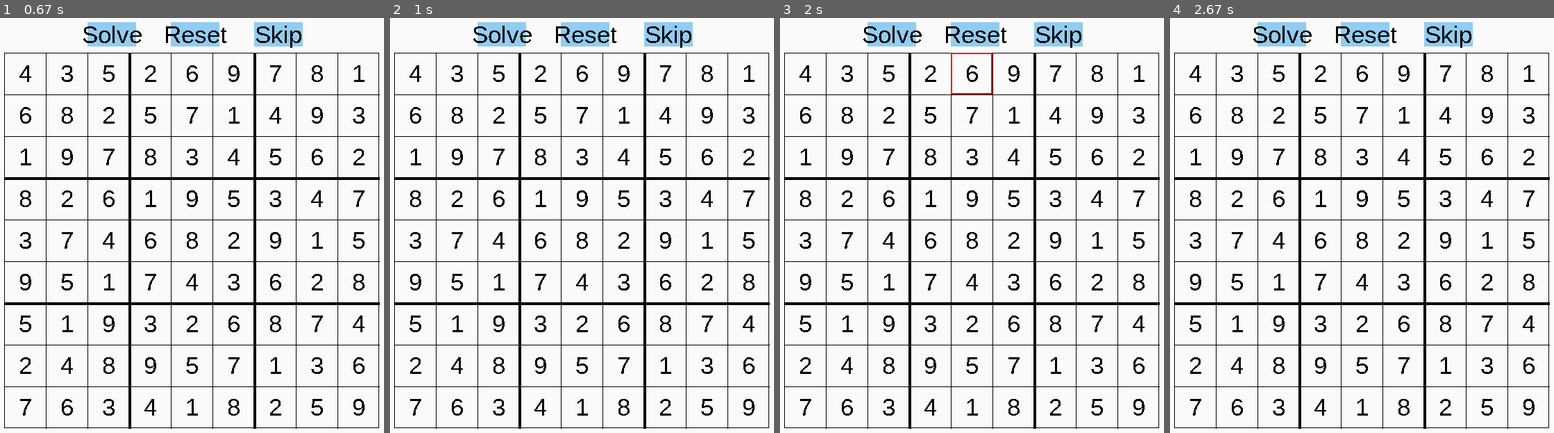
Above: before the commit, frames 1-4 (left to right).
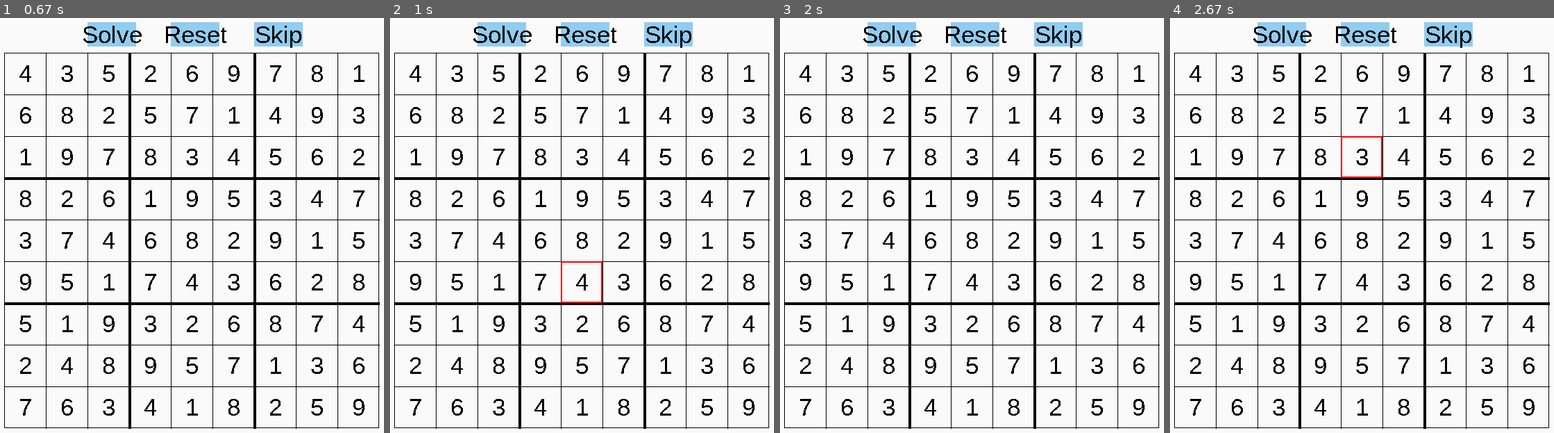
Above: after the commit, the same moments.

Repository: JDev165/sudokuBacktrackingVisualization
Game: pygame game, started from game.py
Two runs of this game, one before a commit and one after it. Both use one fixed random seed, a clock stepped at 60 frames per second and the inputs below.
Inputs (mouse positions are in pixels of both pictures, inside the frame that each line leads up to):
- Up to frame 1 (0.67 s): click "Solve" at 0.38 s
- Up to frame 2 (1 s): click (582, 271) at 0.72 s
- Up to frame 3 (2 s): click (833, 171) at 1.05 s; click (1137, 399) at 1.38 s; click (979, 88) at 1.72 s
- Up to frame 4 (2.67 s): click (1369, 287) at 2.05 s; click (1346, 163) at 2.38 s

Frame 1 is identical in both runs. In frame 2, 0.1% of the frame differs, in the area x 44-56%, y 58-69%; in frame 3, 0.1%; in frame 4, 0.1%.

Commit message:
Fixed selection buh

Diff:
--- a/sudoku_cartridge.py
+++ b/sudoku_cartridge.py
@@ -160,9 +160,10 @@
             click_pos[0] - self.centered_board_zero_x_cord) // SUDOKU_BOARD_SMALL_SQUARE_SIZE
         cellYCord = (
             click_pos[1] - self.centered_board_zero_x_cord) // SUDOKU_BOARD_SMALL_SQUARE_SIZE
+        sudokuArrayCoordinates = (cellYCord, cellXCord)
+        self._setIsEditableCell(sudokuArrayCoordinates)
         selection_pygame_coords = tuple((cellXCord, cellYCord))
         self._setSelectionPosition(selection_pygame_coords)
-        self._setIsEditableCell(selection_pygame_coords)
         self._setClickedInsideBoard(click_pos)
 
         if click_pos:
@@ -178,7 +179,7 @@
             pygame_coords = (col, row)
             if not sudokuAPI.isValid(self.sudoku_array_coords, chosen_number):
                 # Need to flip the coordinates again to fit pygame board
-                self.wr[pygame_coords] = chosen_number
+                self.wrong_choices[pygame_coords] = chosen_number
             else:
                 # Second argument prevents an error if
                 # Key doesn't exists in dictionary
